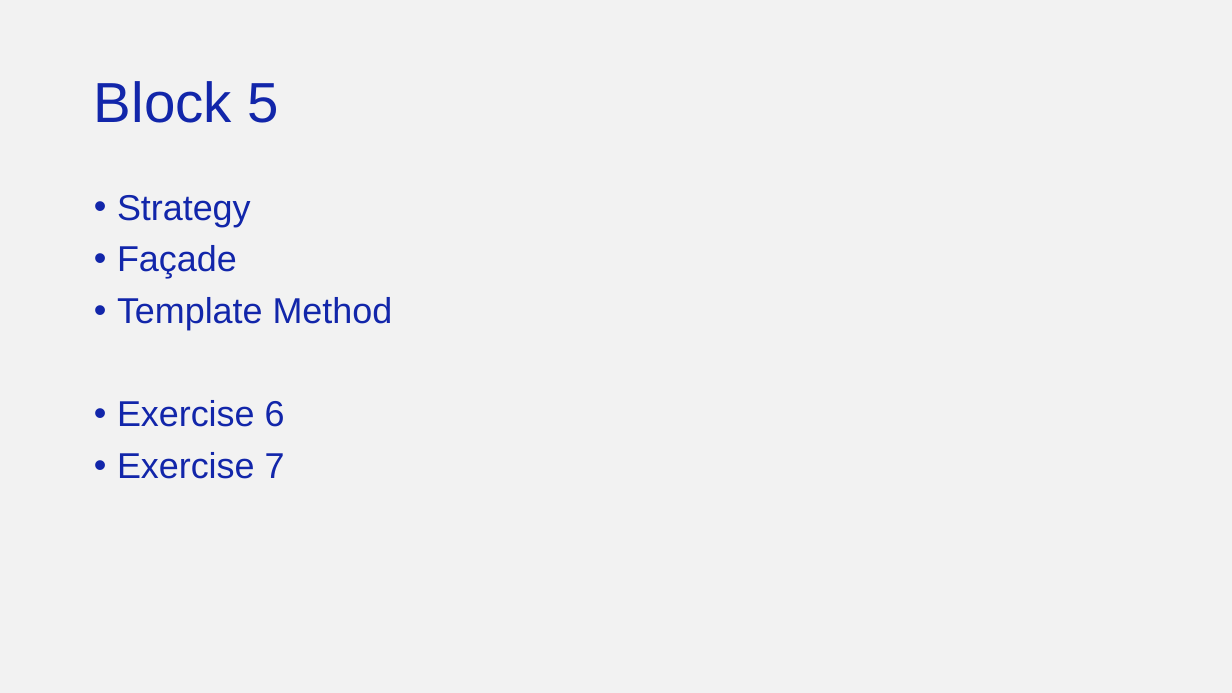
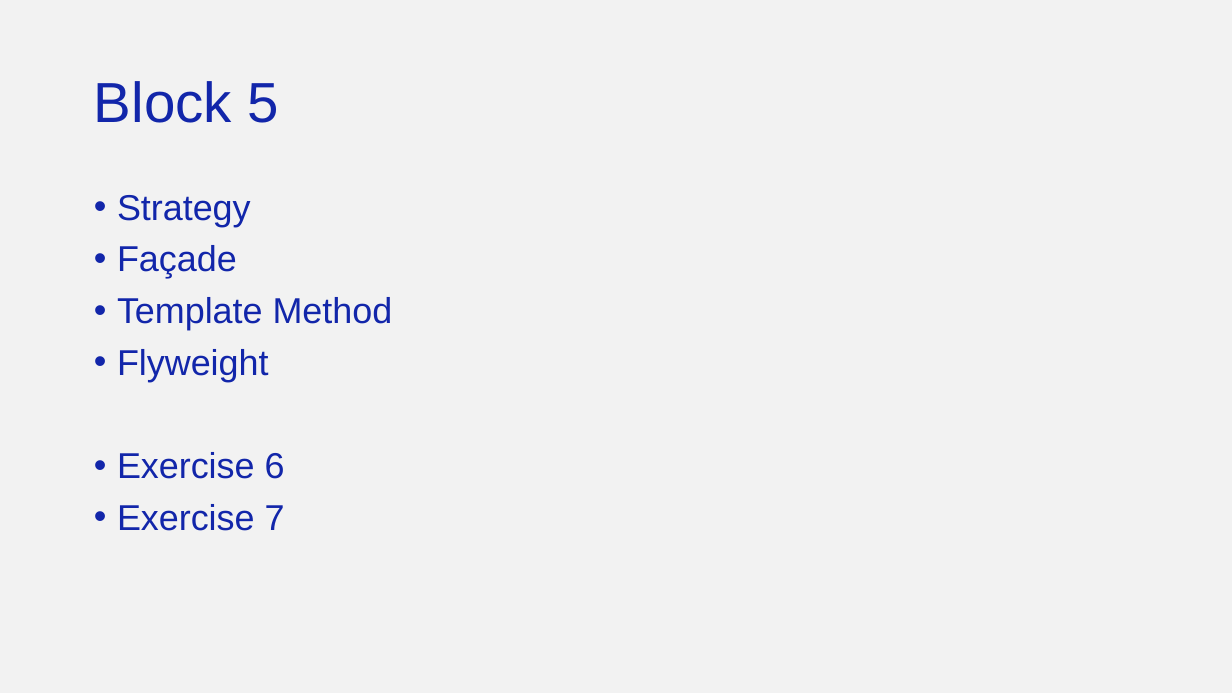
Before and after one commit to patschm/design-01-2025, a slide deck: slide 94 of Design Patterns.pptx. Drawn at 1232x693 pixels with LibreOffice and Linux fonts; fonts in the diff are those of the drawing; background and template pictures are left out. Boxes give left, top, right and bottom in pixels: in the first picture for what was removed or moved away, otherwise in the second. Text is boxed around its words. In the diff, an @@ line names an element or a change of style, - is before the commit and + after.

```diff
--- a/Design Patterns.pptx
+++ b/Design Patterns.pptx
@@ text at (117, 349, 269, 382): paragraph added @@
+• Flyweight
```
Also in this commit, not shown: 2 other slides changed, 1 slide removed, 1 other file.
